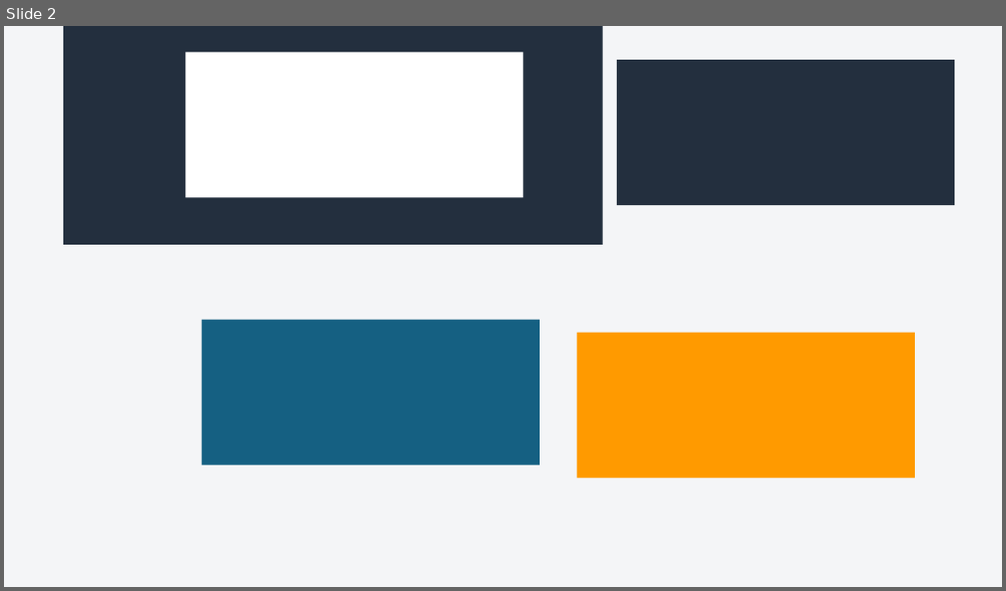
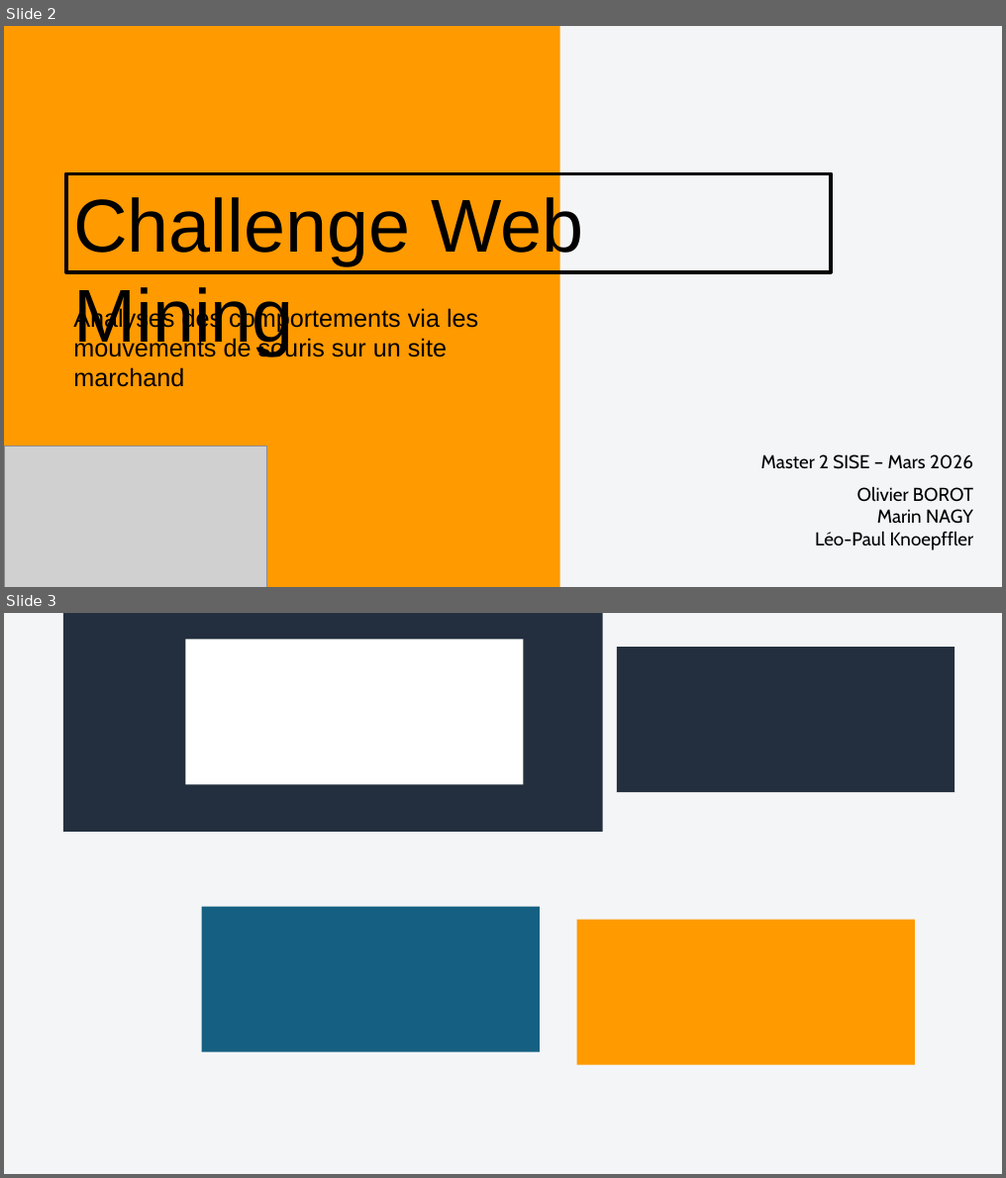
Before and after one commit to OlivierBOROT/SISE-Challenge-WebMining, a slide deck: Présentation_orale.pptx. Shown one above the other, each under a label of ours: slide 2 before the commit, slides 2 and 3 after it. The pictures are 1006x591 and 1006x1178 pixels, drawn with LibreOffice and Linux fonts; fonts in the diff are those of the drawing; grey boxes stand for pictures. Boxes give left, top, right and bottom in pixels: in the first picture for what was removed or moved away, otherwise in the second. Text is boxed around its words. In the diff, an @@ line names an element or a change of style, - is before the commit and + after.

```diff
--- a/Présentation_orale.pptx
+++ b/Présentation_orale.pptx
@@ slide 2 added at (x1=4, y1=26, x2=1002, y2=587), background #F4F5F7 @@
@@ rectangle added at (x1=4, y1=26, x2=560, y2=587), fill #FF9A00 @@
@@ rectangle added at (x1=66, y1=174, x2=832, y2=273), outline #000000 3.75 pt, 72 pt, text #000000 @@
+Challenge Web Mining
@@ text added at (x1=73, y1=307, x2=478, y2=358), 24 pt, text #000000 @@
+Analyses des comportements via les mouvements de souris sur un site marchand
@@ picture added at (x1=4, y1=447, x2=267, y2=587) @@
@@ text added at (x1=761, y1=455, x2=973, y2=470), 18 pt, text #000000 @@
+Master 2 SISE – Mars 2026
@@ text added at (x1=815, y1=487, x2=974, y2=551), 18 pt, text #000000 @@
+Olivier BOROT
+Marin NAGY
+Léo-Paul Knoepffler
@@ what was slide 2 is now slide 3 @@
```
Also in this commit, not shown: 1 slide changed, 3 other files.
